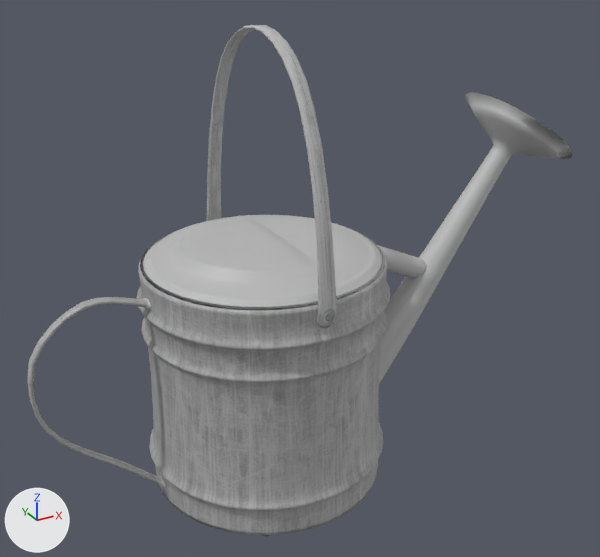
Renders of the FBX model Assets/Models/Greenhouse/Watering Can_lidded.fbx from each side of a commit.
Both versions are drawn from a camera (50 mm lens) standing at (-0.502, -1.071, 0.877) and looking at (0.089, 0.004, 0.339). Every picture has the same lights, and +X, +Y and +Z are marked at lower left. Where no turn or scale is listed for an object, it has been applied to the vertices.

The first picture shows 'watering_can1'.
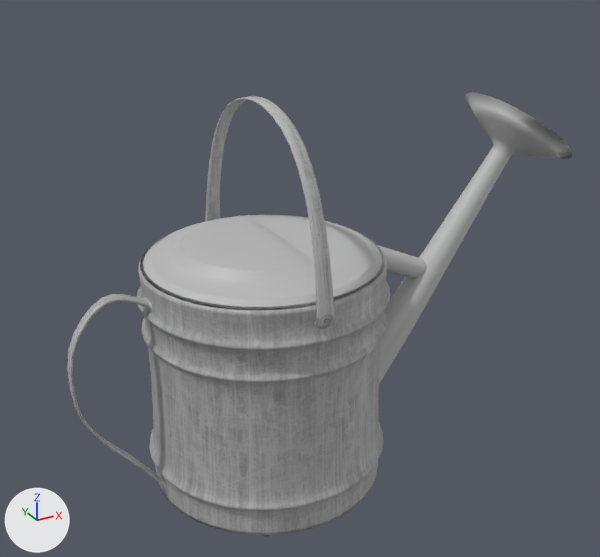
The change in detail:
me_mesh has 3754 vertices, 3671 faces and spans x -0.943..0.007, y -0.197..0.198, z 0.0..0.725.
me_mesh is used by ob_watering_can1; location (0.593, 0.0, 0.011).
me_mesh part 1: the loose piece of 222 vertices spanning x -0.586..-0.552, y -0.196..0.198, z 0.34..0.725 is scaled about its middle by (1, 1, 0.735), then moved by (-0.003, 0.0, -0.05).
me_mesh part 2: the loose piece of 200 vertices spanning x -0.943..-0.759, y -0.013..0.013, z 0.019..0.368 is scaled about its middle by (0.69, 1.24, 1), then moved by (0.029, 0.0, 0.0).

Pixel boxes (x1, y1, x2, y2) of what changed, in the pictures (600 x 557 px; the box of a moved part takes in the faces that stretch with it):
'watering_can1', reshaped (7% narrower, 13% shorter)
    before: (27, 25, 573, 537)
    after: (67, 92, 573, 537)
part 1 of me_mesh, moved or reshaped
    before: (207, 25, 338, 328)
    after: (205, 96, 336, 329)
part 2 of me_mesh, moved or reshaped
    before: (27, 297, 165, 487)
    after: (67, 294, 166, 487)
